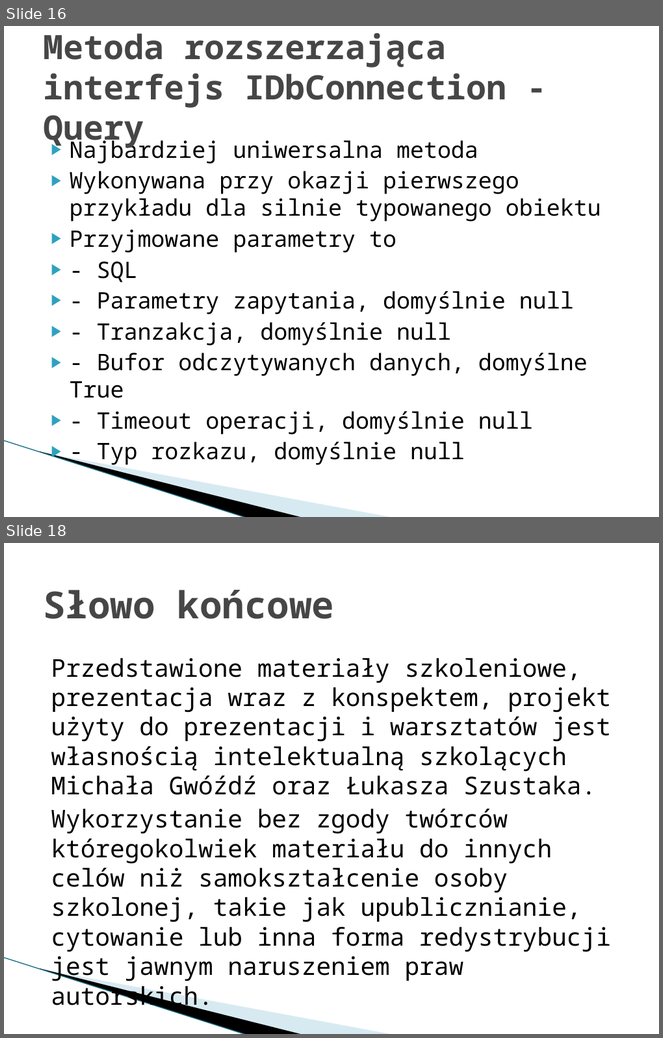
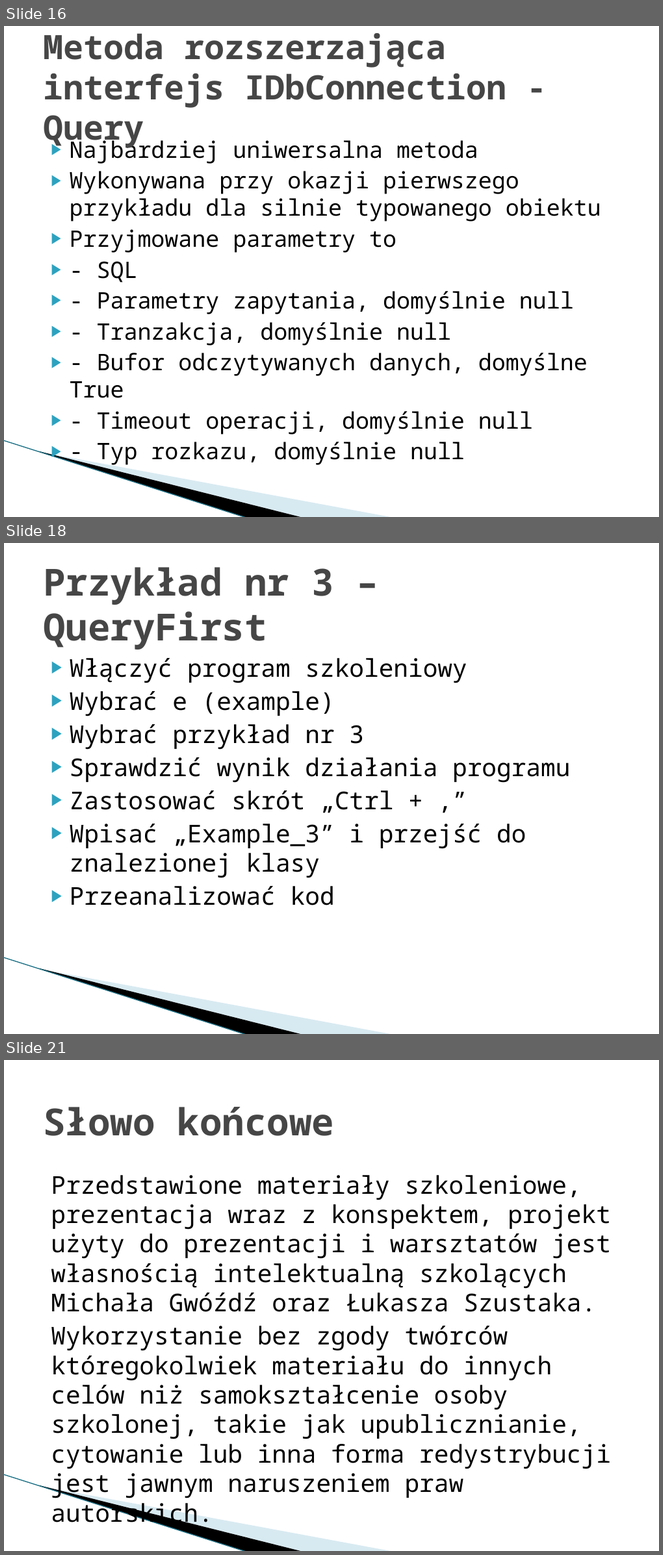
Before and after one commit to mietghar/Dapper_Workshop, a slide deck: Files/Szkolenie warsztatowe Dapper.pptx. Shown one above the other, each under a label of ours: slides 16 and 18 before the commit, slides 16, 18 and 21 after it; the slides between them are not shown. The pictures are 663x1038 and 663x1555 pixels, drawn with LibreOffice and Linux fonts; fonts in the diff are those of the drawing; background and template pictures are left out. Boxes give left, top, right and bottom in pixels: in the first picture for what was removed or moved away, otherwise in the second. Text is boxed around its words. In the diff, an @@ line names an element or a change of style, - is before the commit and + after.

Commit message:
added 4th example with another quiz question, changed presentation and workshopplan

```diff
--- a/Files/Szkolenie warsztatowe Dapper.pptx
+++ b/Files/Szkolenie warsztatowe Dapper.pptx
@@ slide 18 added at [4,543,659,1034], background #FFFFFF; not listed: 3 template elements that a slide beside it also shows @@
@@ title added at [43,567,334,650], 41 pt, text #464646, bold @@
+Przykład nr 3 – QueryFirst
@@ text added at [70,658,570,906], 27 pt, text #000000 @@
+▶ Włączyć program szkoleniowy
+▶ Wybrać e (example)
+▶ Wybrać przykład nr 3
+▶ Sprawdzić wynik działania programu
+▶ Zastosować skrót „Ctrl + ,”
+▶ Wpisać „Example_3” i przejść do znalezionej klasy
+▶ Przeanalizować kod
@@ what was slide 18 is now slide 21 @@
```
Also in this commit, not shown: 1 slide changed, 2 other slides added, 15 other files.
